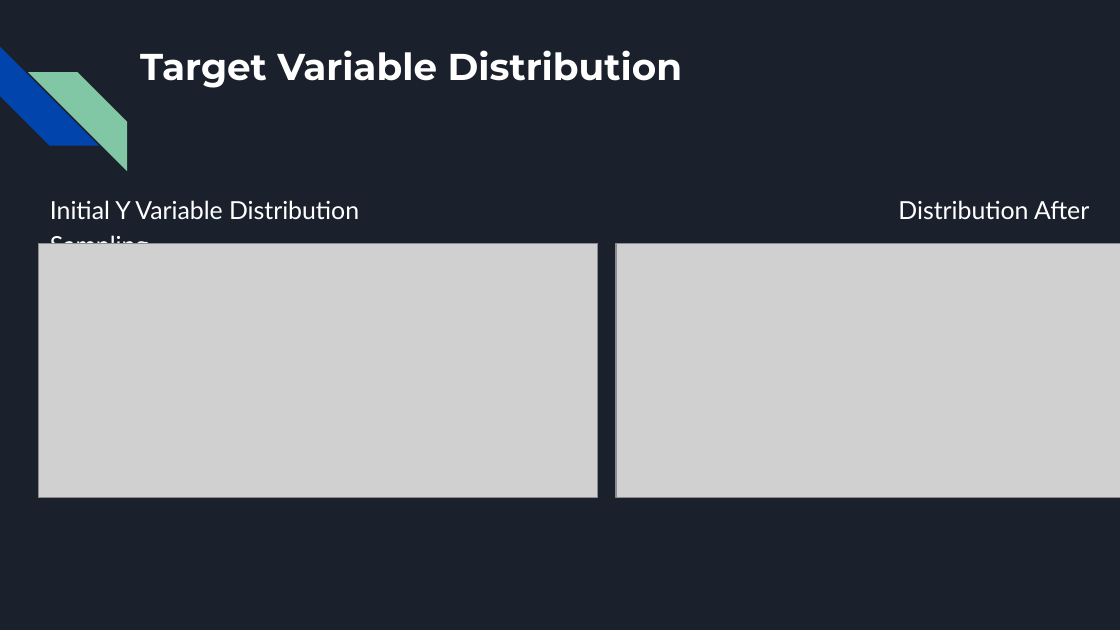
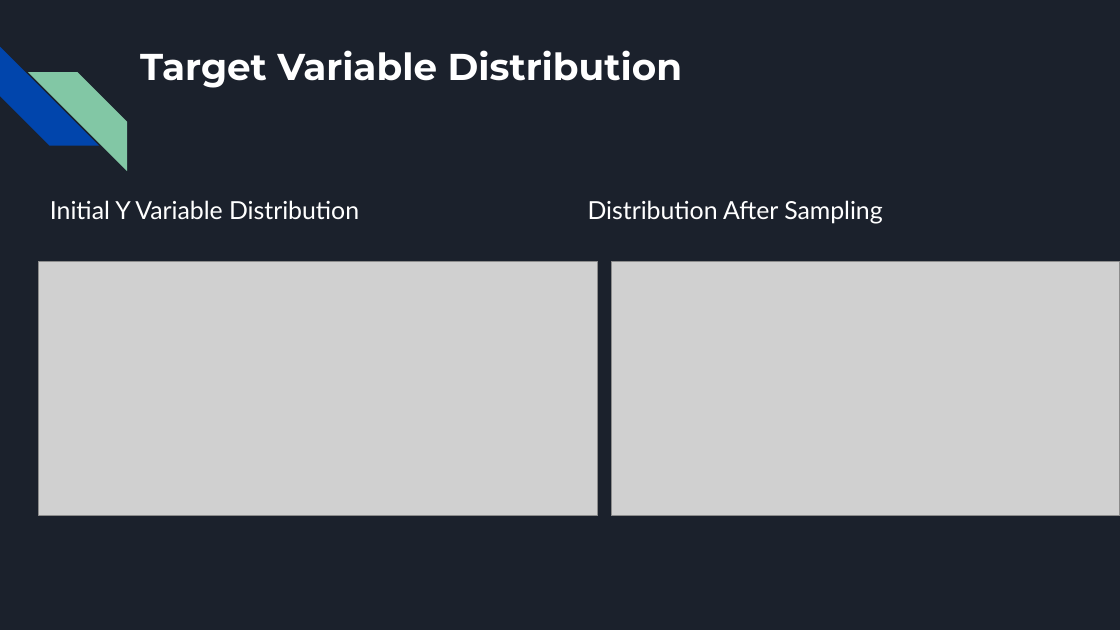
Before and after one commit to IST-718-Fall-2020/project_presendation-group8, a slide deck: slide 7 of group8-MUSIC_ANALYSIS.pptx. Drawn at 1120x630 pixels with LibreOffice and Linux fonts; fonts in the diff are those of the drawing; grey boxes stand for pictures. Boxes give left, top, right and bottom in pixels: in the first picture for what was removed or moved away, otherwise in the second. Text is boxed around its words. In the diff, an @@ line names an element or a change of style, - is before the commit and + after.

```diff
--- a/group8-MUSIC_ANALYSIS.pptx
+++ b/group8-MUSIC_ANALYSIS.pptx
@@ text "Initial Y Variable Distribution Distribution ..." rewrapped from box(50, 200, 1089, 220) to box(50, 200, 882, 224) @@
@@ picture: place and size @@
-picture at box(39, 243, 598, 497)
+picture at box(39, 261, 598, 515)
@@ picture: place and size @@
-picture at box(616, 243, 1120, 497)
+picture at box(612, 261, 1120, 515)
```
Also in this commit, not shown: 2 other slides changed.
